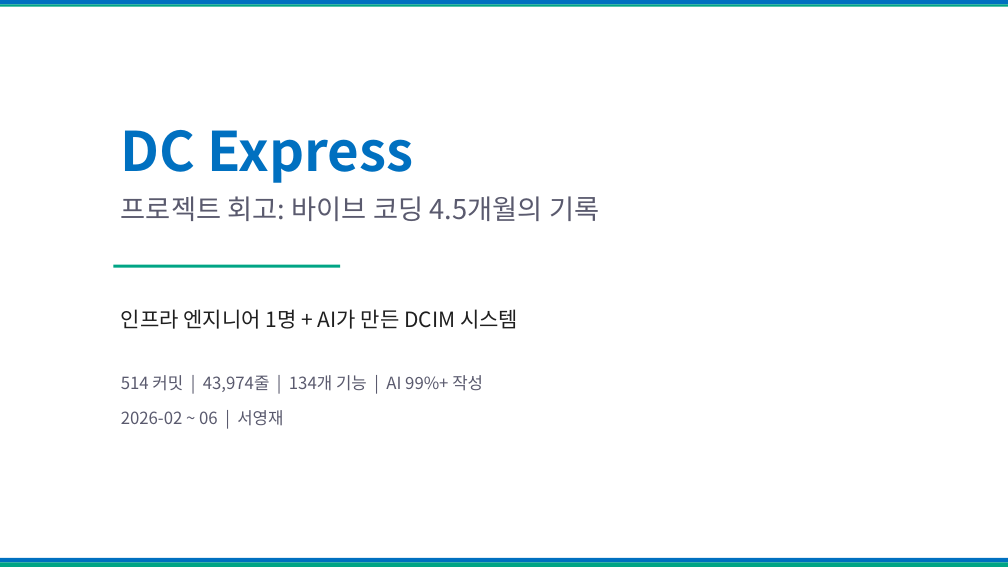
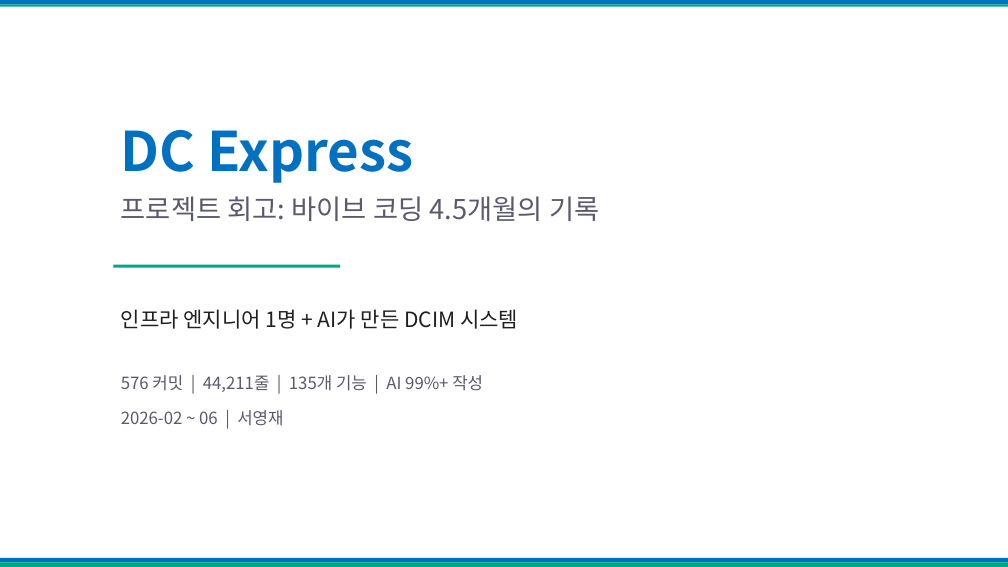
Before and after one commit to youngjaeseo-git/firstTest, a slide deck: slide 1 of docs/retrospective-presentation.pptx. Drawn at 1008x567 pixels with LibreOffice and Linux fonts; fonts in the diff are those of the drawing. Boxes give left, top, right and bottom in pixels: in the first picture for what was removed or moved away, otherwise in the second. Text is boxed around its words. In the diff, an @@ line names an element or a change of style, - is before the commit and + after.

```diff
--- a/docs/retrospective-presentation.pptx
+++ b/docs/retrospective-presentation.pptx
@@ text at (x1=121, y1=375, x2=483, y2=392): text changed @@
-514 커밋 | 43,974줄 | 134개 기능 | AI 99%+ 작성
+576 커밋 | 44,211줄 | 135개 기능 | AI 99%+ 작성
```
Also in this commit, not shown: 4 other slides changed, 2 other files.
